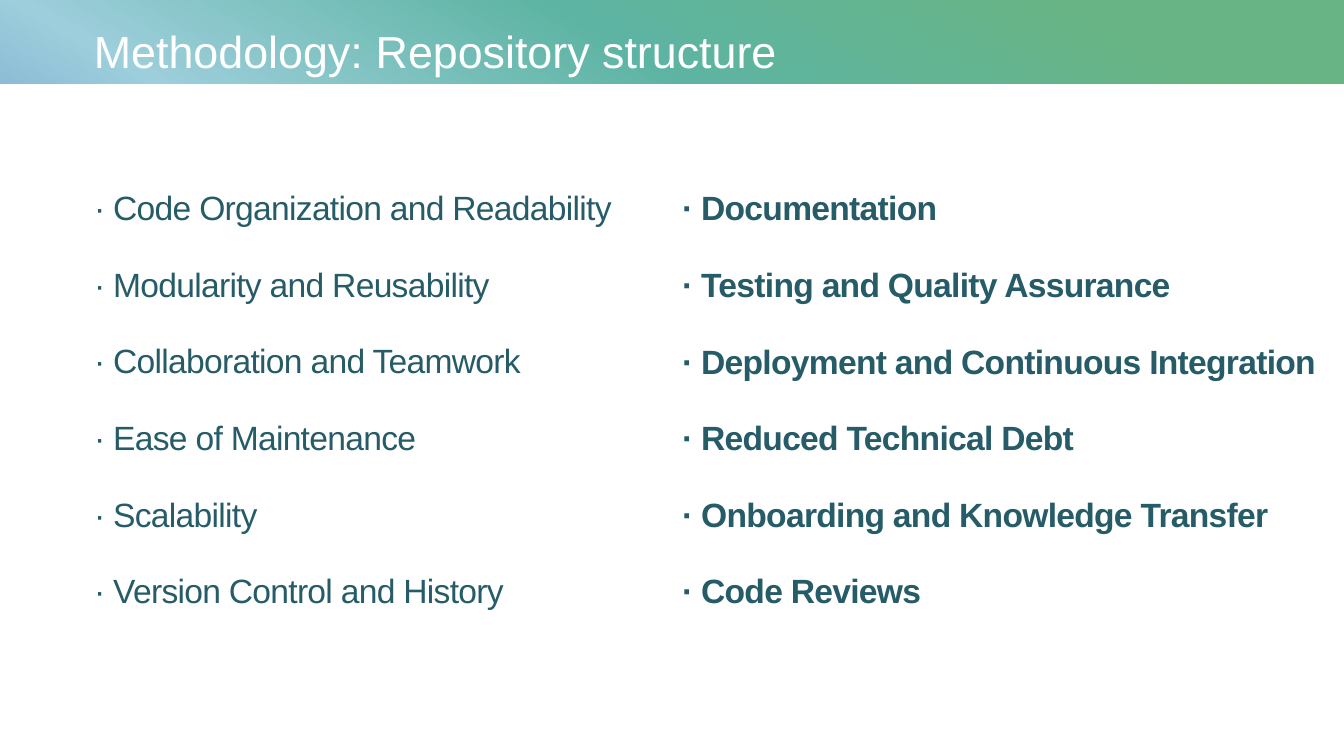
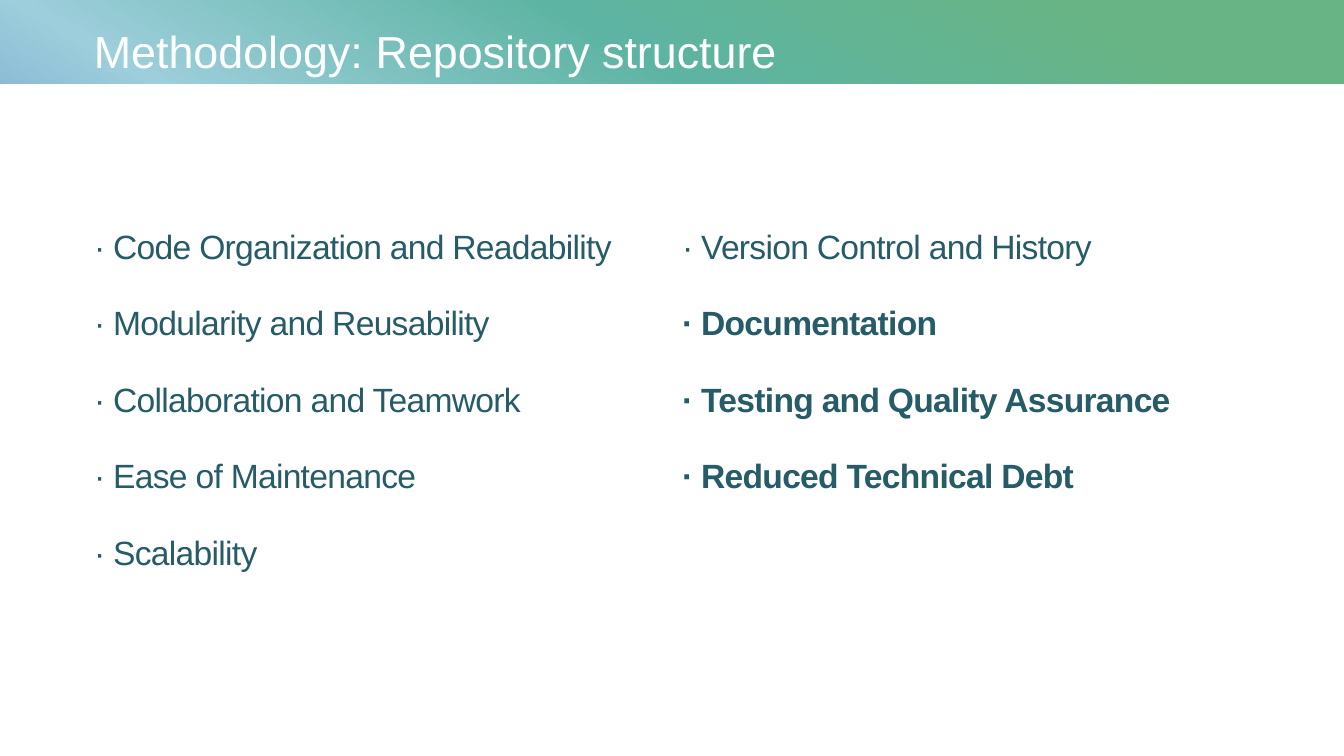
Before and after one commit to ACM40960/project-22202392, a slide deck: slide 9 of Literature Review/AI plays checkers - presentation.pptx (slide 5 before the commit). Drawn at 1344x756 pixels with LibreOffice and Linux fonts; fonts in the diff are those of the drawing. Boxes give left, top, right and bottom in pixels: in the first picture for what was removed or moved away, otherwise in the second. Text is boxed around its words. In the diff, an @@ line names an element or a change of style, - is before the commit and + after.

Commit message:
presentation

```diff
--- a/Literature Review/AI plays checkers - presentation.pptx
+++ b/Literature Review/AI plays checkers - presentation.pptx
@@ title at bbox=[113, 234, 611, 572]: text changed @@
-· Code Organization and Readability
-· Modularity and Reusability
-· Collaboration and Teamwork
-· Ease of Maintenance
-· Scalability
-· Version Control and History
+· Code Organization and Readability
+· Modularity and Reusability
+· Collaboration and Teamwork
+· Ease of Maintenance
+· Scalability
@@ text at bbox=[701, 234, 1091, 266]: paragraph added @@
+· Version Control and History
@@ text at bbox=[701, 349, 1315, 381]: paragraph removed @@
-· Deployment and Continuous Integration
@@ text at bbox=[701, 502, 1269, 604]: paragraphs removed @@
-· Onboarding and Knowledge Transfer
-· Code Reviews
```
Also in this commit, not shown: 7 other slides changed, 2 slides added, 7 other files.
